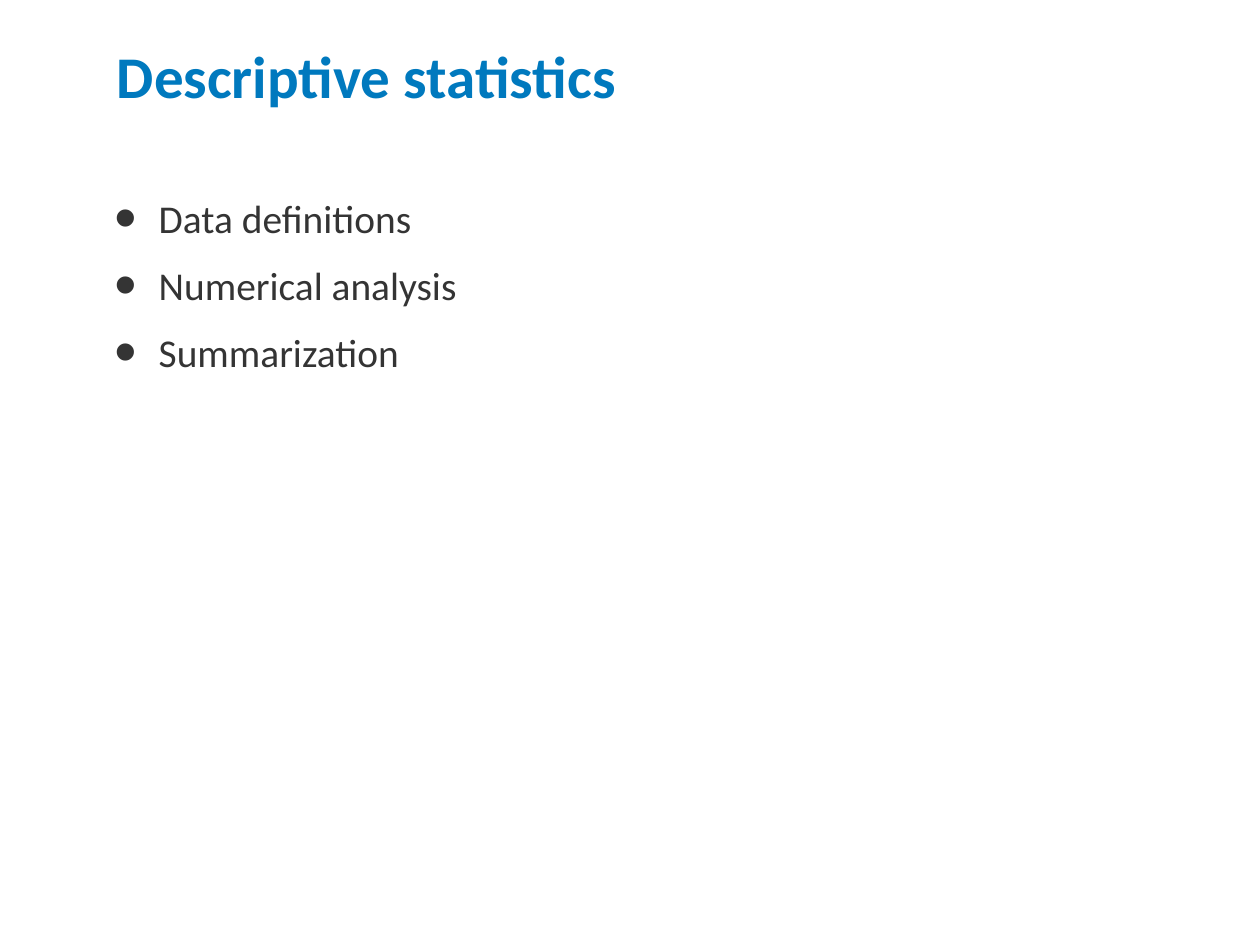
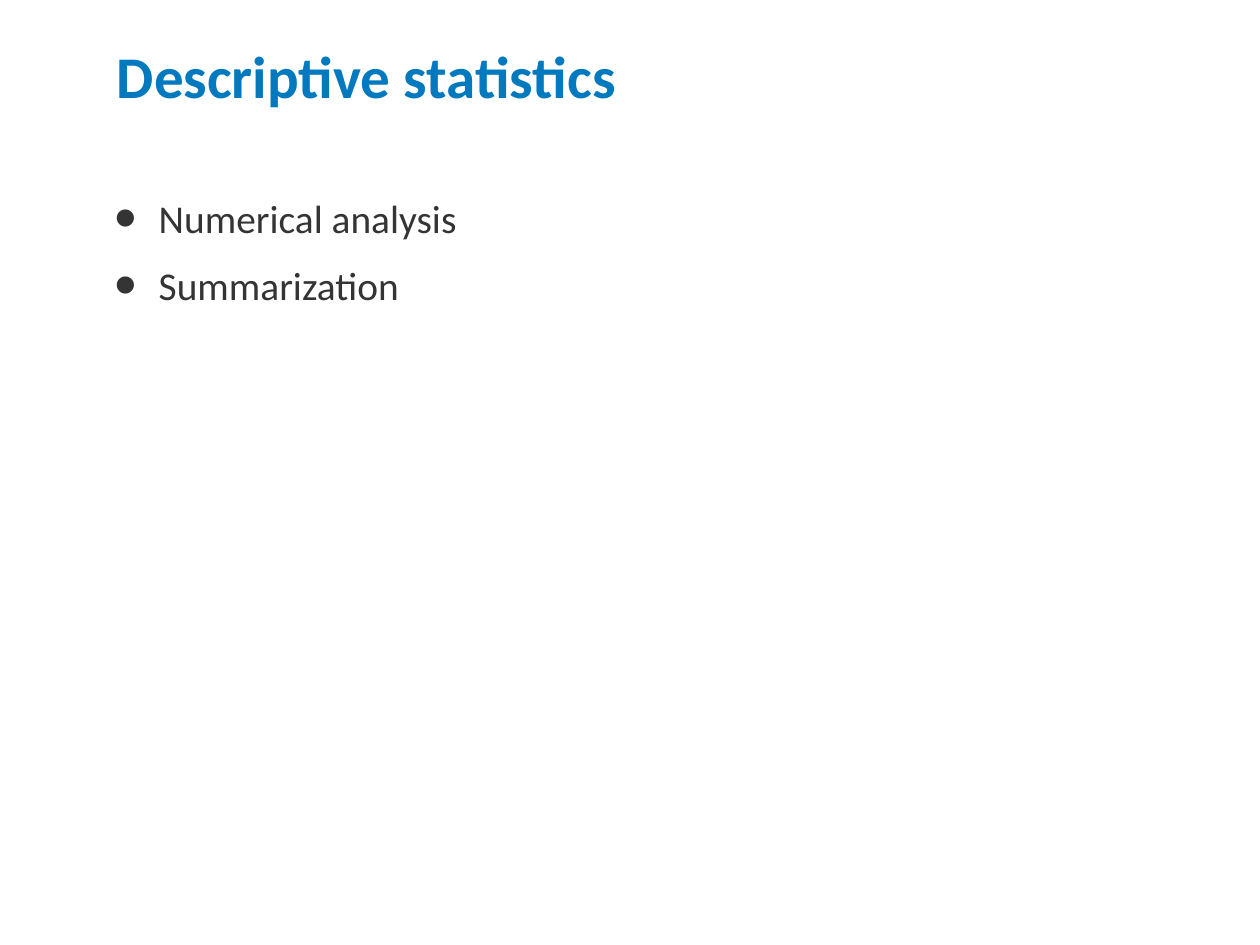
Before and after one commit to jdages/rDemo, a slide deck: slide 27 of R Demo.pptx. Drawn at 1260x945 pixels with LibreOffice and Linux fonts; fonts in the diff are those of the drawing; background and template pictures are left out. Boxes give left, top, right and bottom in pixels: in the first picture for what was removed or moved away, otherwise in the second. Text is boxed around its words. In the diff, an @@ line names an element or a change of style, - is before the commit and + after.

```diff
--- a/R Demo.pptx
+++ b/R Demo.pptx
@@ text at <box>159,205,411,234</box>: paragraph removed @@
-• Data definitions
```
Also in this commit, not shown: 5 other slides changed, 2 slides removed.
